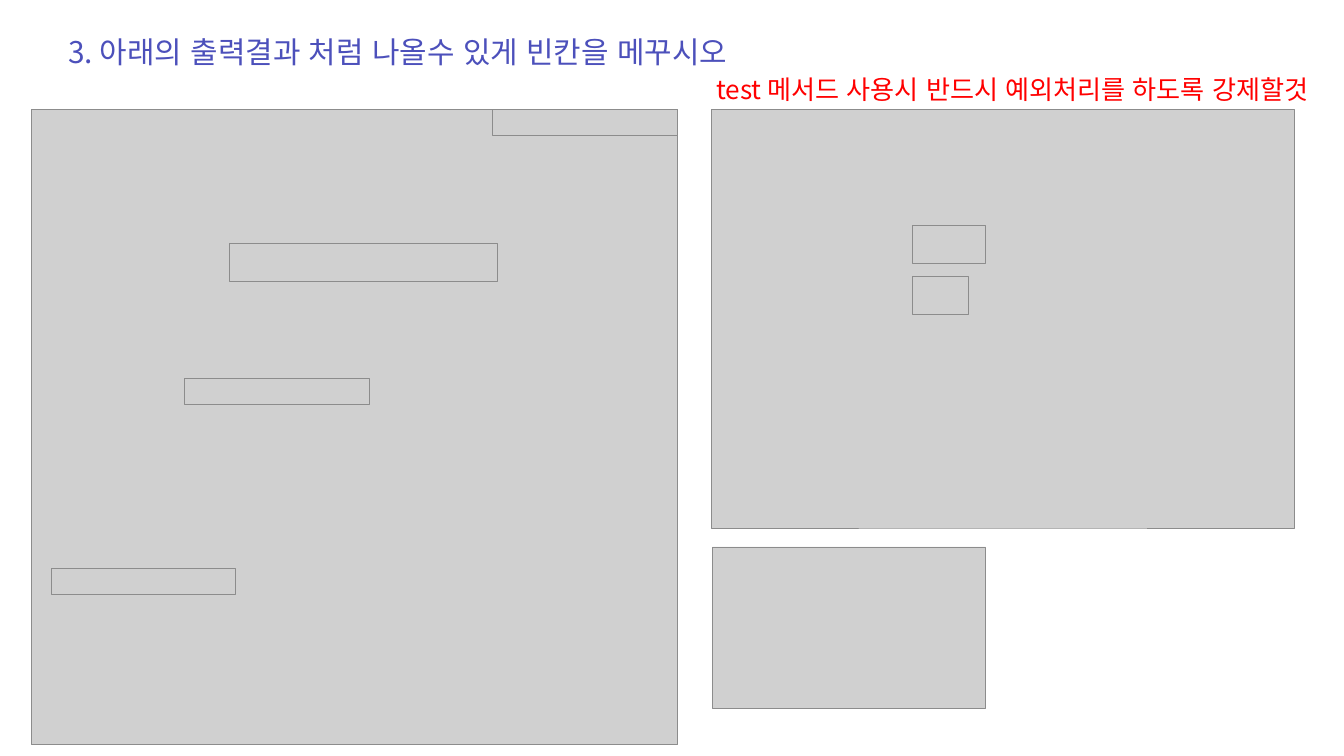
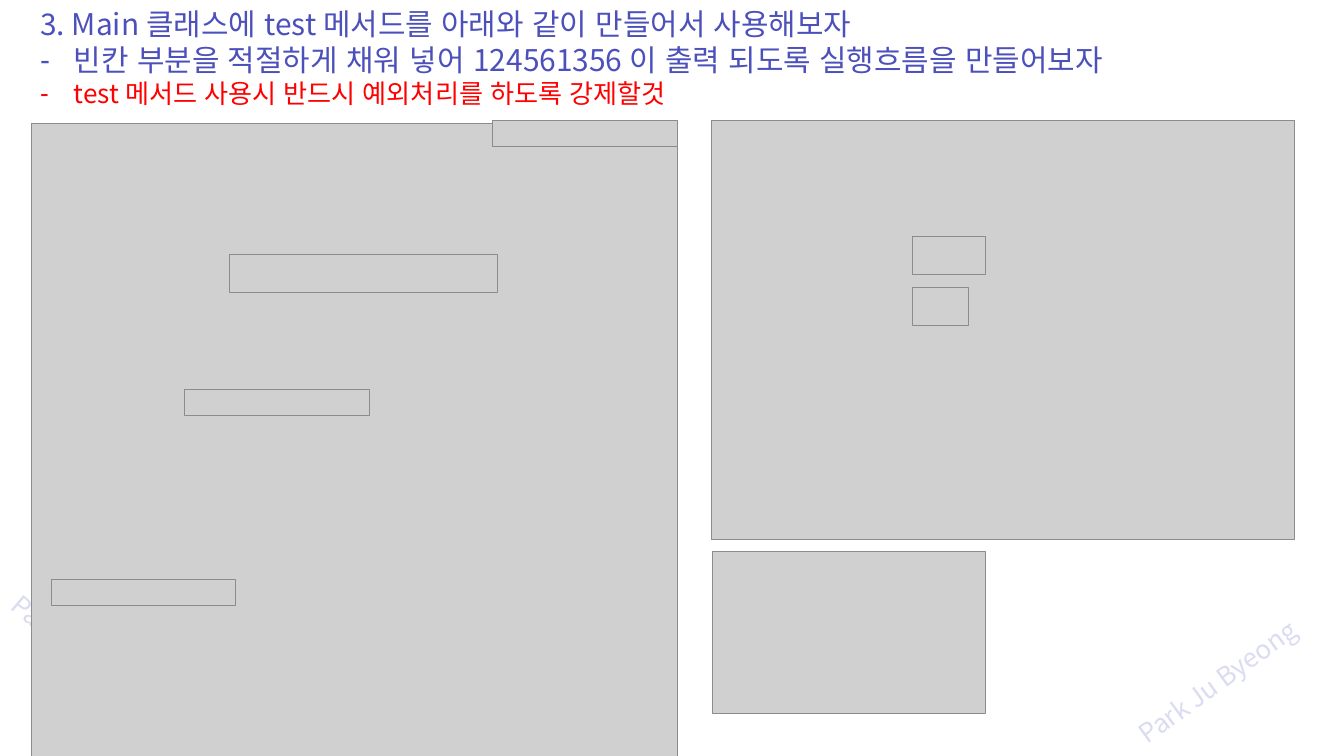
Before and after one commit to zest132/JavaLecture, a slide deck: slide 36 of JavaLecture/LectureFile/java 12강 예외처리.pptx (slide 33 before the commit). Drawn at 1344x756 pixels with LibreOffice and Linux fonts; fonts in the diff are those of the drawing; grey boxes stand for pictures. Boxes give left, top, right and bottom in pixels: in the first picture for what was removed or moved away, otherwise in the second. Text is boxed around its words. In the diff, an @@ line names an element or a change of style, - is before the commit and + after.

Commit message:
12강 예외처리 자료 수정

```diff
--- a/JavaLecture/LectureFile/java 12강 예외처리.pptx
+++ b/JavaLecture/LectureFile/java 12강 예외처리.pptx
@@ text at (x1=40, y1=10, x2=1102, y2=105): text changed @@
-3. 아래의 출력결과 처럼 나올수 있게 빈칸을 메꾸시오
+3. Main 클래스에 test 메서드를 아래와 같이 만들어서 사용해보자
+– 빈칸 부분을 적절하게 채워 넣어 124561356 이 출력 되도록 실행흐름을 만들어보자
+– test 메서드 사용시 반드시 예외처리를 하도록 강제할것
@@ text removed at (x1=716, y1=77, x2=1308, y2=101) @@
-test 메서드 사용시 반드시 예외처리를 하도록 강제할것
@@ picture moved from (x1=32, y1=109, x2=678, y2=745) to (x1=32, y1=123, x2=678, y2=756) @@
@@ 7 pictures moved together from (x1=51, y1=109, x2=1294, y2=595) to (x1=51, y1=120, x2=1294, y2=605) @@
@@ picture moved from (x1=713, y1=547, x2=986, y2=708) to (x1=713, y1=552, x2=986, y2=713) @@
@@ text added at (x1=0, y1=582, x2=209, y2=756), 28 pt, text #4C50BC at 20% opacity @@
+Park Ju Byeong
@@ text added at (x1=1125, y1=582, x2=1344, y2=756), 28 pt, text #4C50BC at 20% opacity @@
+Park Ju Byeong
```
Also in this commit, not shown: 48 other slides changed, 4 slides added, 1 slide removed, 2 other files.
